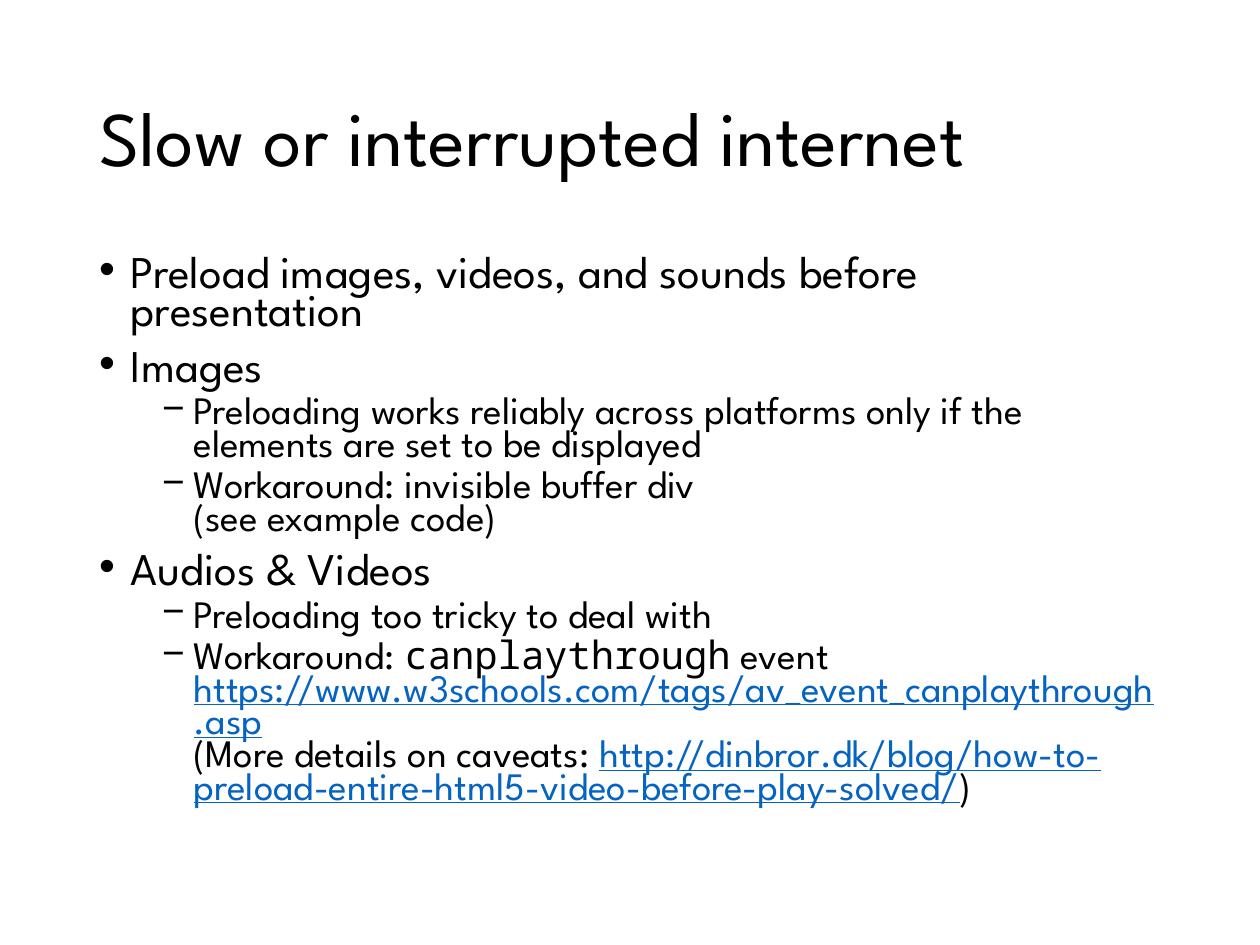
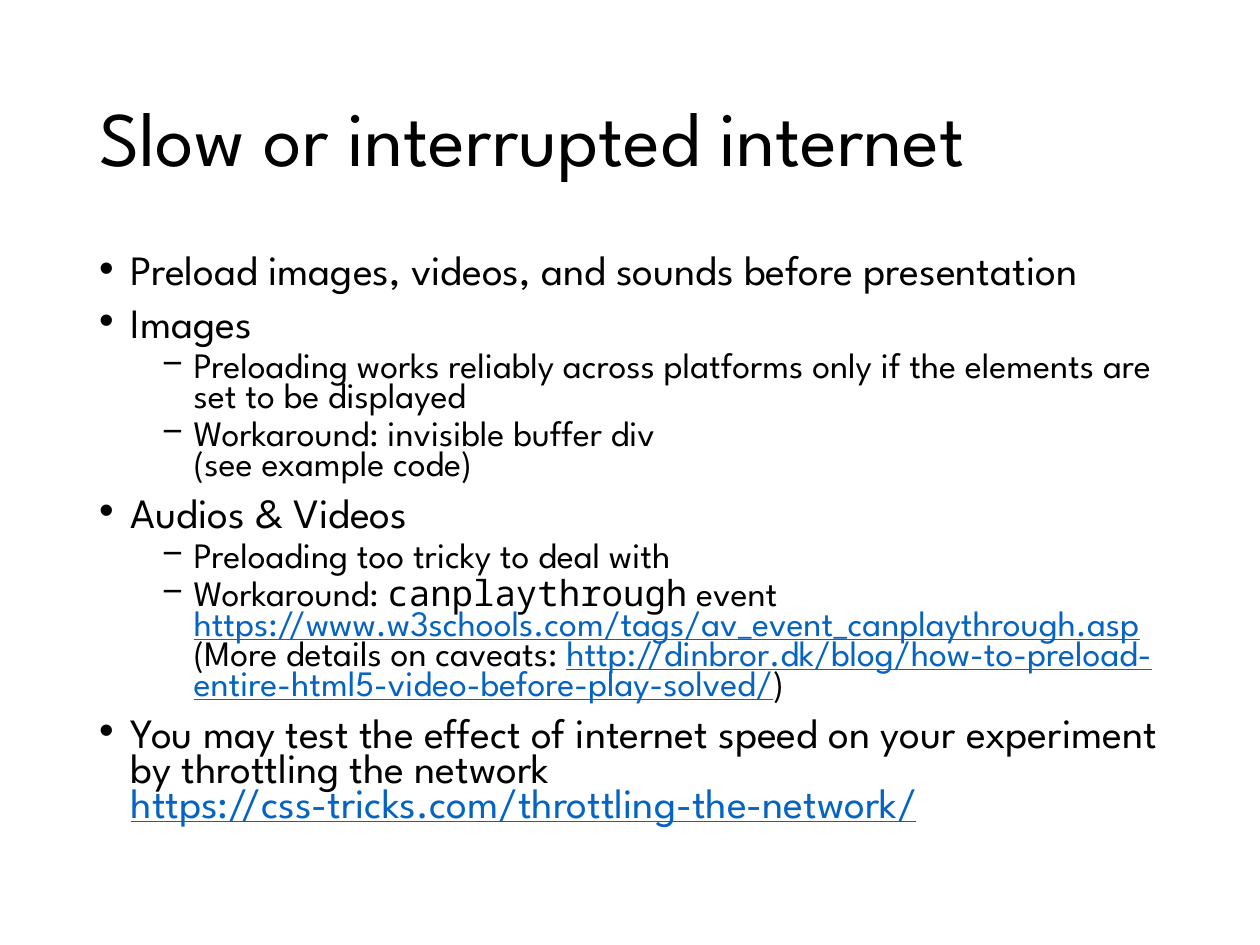
Before and after one commit to Yi-Chia-Chen/my-website, a slide deck: slide 129 of Files/Slides/Web Development_Yi-Chia Chen.pptx (slide 127 before the commit). Drawn at 1260x945 pixels with LibreOffice and Linux fonts; fonts in the diff are those of the drawing. Boxes give left, top, right and bottom in pixels: in the first picture for what was removed or moved away, otherwise in the second. Text is boxed around its words. In the diff, an @@ line names an element or a change of style, - is before the commit and + after.

```diff
--- a/Files/Slides/Web Development_Yi-Chia Chen.pptx
+++ b/Files/Slides/Web Development_Yi-Chia Chen.pptx
@@ text at [131,256,1151,704]: size 25.9 to 23.8 pt in "Preload images, videos, and sounds before presentation", "Images", "Audios & Videos"; size 22.2 to 20.4 pt in "Preloading works reliably across platforms only if ...", "Workaround: invisible buffer div (see example code)", "Preloading too tricky to deal with", "Workaround: canplaythrough event https://www.w3schools.com/t ..." @@
@@ text at [131,719,1157,827]: paragraph added @@
+• You may test the effect of internet speed on your experiment by throttling the network
+  https://css-tricks.com/throttling-the-network/
```
Also in this commit, not shown: 12 other slides changed, 2 slides added, 2 other files.
